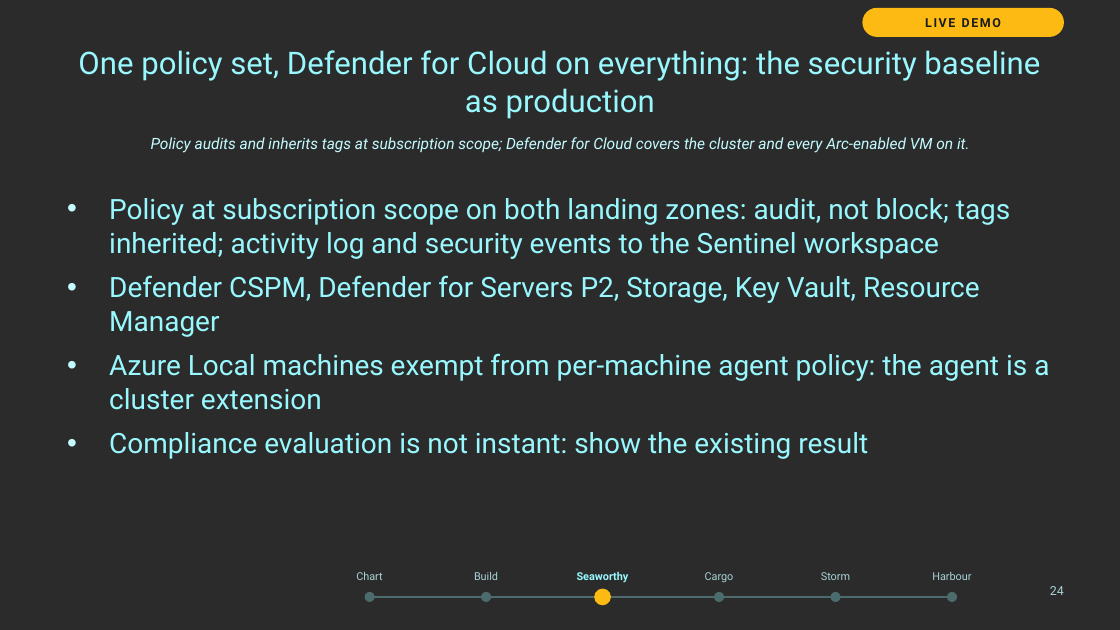
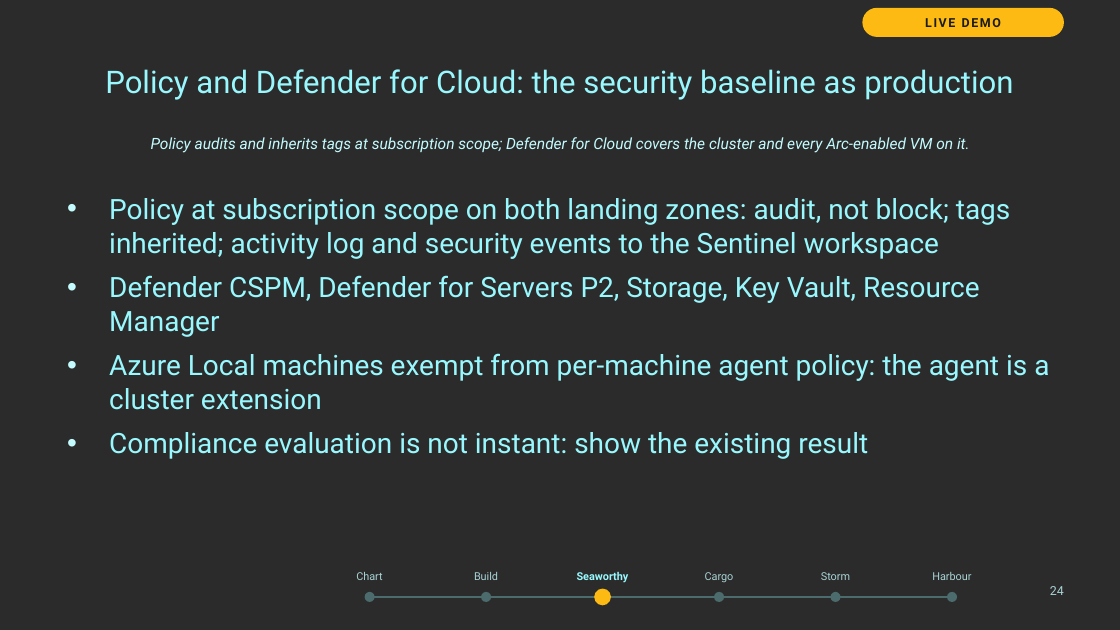
Before and after one commit to thisismydemo/nic2026_azl, a slide deck: slide 24 of presentation/Azure_Local_Discovery_to_Day2_NIC2026.pptx. Drawn at 1120x630 pixels with LibreOffice and Linux fonts; fonts in the diff are those of the drawing; background and template pictures are left out; a plain dark background stands for a picture behind light text. Boxes give left, top, right and bottom in pixels: in the first picture for what was removed or moved away, otherwise in the second. Text is boxed around its words. In the diff, an @@ line names an element or a change of style, - is before the commit and + after.

```diff
--- a/presentation/Azure_Local_Discovery_to_Day2_NIC2026.pptx
+++ b/presentation/Azure_Local_Discovery_to_Day2_NIC2026.pptx
@@ title at [105,69,1013,100]: text changed @@
-One policy set, Defender for Cloud on everything: the security baseline as production
+Policy and Defender for Cloud: the security baseline as production
```
Also in this commit, not shown: 22 other slides changed, 1 slide added, 29 other files.
